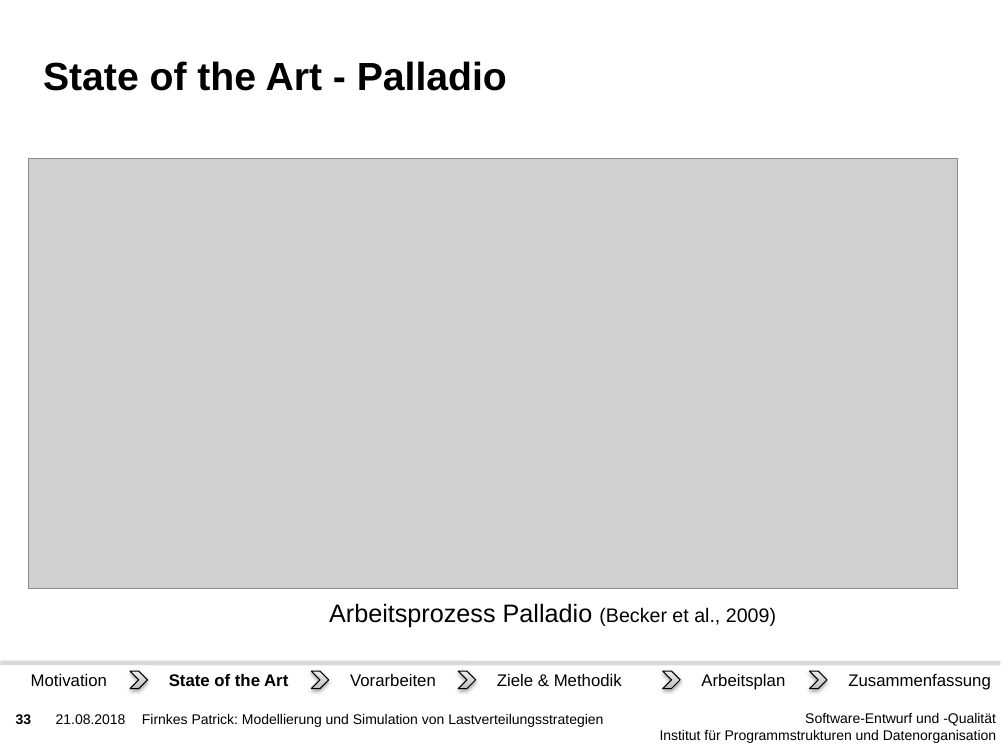
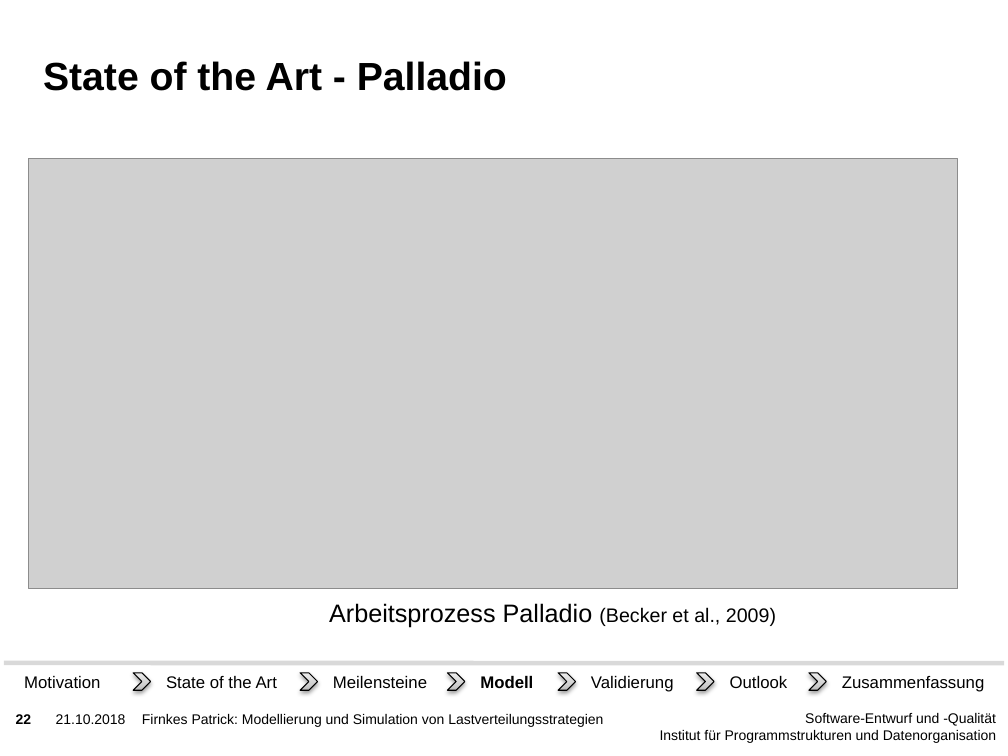
Before and after one commit to PatFirn/wlcg-loadbalancing, a slide deck: slide 22 of presentations/abschluss.pptx (slide 33 before the commit). Drawn at 1008x756 pixels with LibreOffice and Linux fonts; fonts in the diff are those of the drawing; grey boxes stand for pictures; background and template pictures are left out. Boxes give left, top, right and bottom in pixels: in the first picture for what was removed or moved away, otherwise in the second. Text is boxed around its words. In the diff, an @@ line names an element or a change of style, - is before the commit and + after.

```diff
--- a/presentations/abschluss.pptx
+++ b/presentations/abschluss.pptx
@@ line moved from (0, 663) - (1001, 663) to (4, 663) - (1004, 663) @@
@@ text "Motivation": place and size @@
-text "Motivation" at bbox=[31, 674, 107, 686]
+text "Motivation" at bbox=[24, 676, 100, 688]
@@ text "State of the Art" at bbox=[166, 676, 277, 688]: bold off @@
@@ chevron: place and size @@
-chevron at bbox=[311, 671, 329, 688]
+chevron at bbox=[300, 672, 318, 689]
@@ text removed at bbox=[350, 674, 436, 686] @@
-Vorarbeiten
@@ chevron: place and size @@
-chevron at bbox=[459, 671, 476, 688]
+chevron at bbox=[448, 672, 465, 689]
@@ text removed at bbox=[497, 674, 622, 686] @@
-Ziele & Methodik
@@ chevron: place and size @@
-chevron at bbox=[662, 671, 679, 688]
+chevron at bbox=[697, 672, 714, 689]
@@ text removed at bbox=[701, 674, 785, 690] @@
-Arbeitsplan
@@ group added at bbox=[333, 672, 788, 692]: 4 texts, 1 chevron @@
+Meilensteine
+Modell
+Validierung
+Outlook
@@ text "Zusammenfassung": place and size @@
-text "Zusammenfassung" at bbox=[848, 674, 991, 690]
+text "Zusammenfassung" at bbox=[842, 676, 985, 692]
@@ page number at bbox=[16, 714, 32, 724]: text changed @@
-33
+22
@@ text at bbox=[56, 714, 126, 724]: text changed @@
-21.08.2018
+21.10.2018
```
Also in this commit, not shown: 25 other slides changed, 7 slides added, 8 slides removed.
